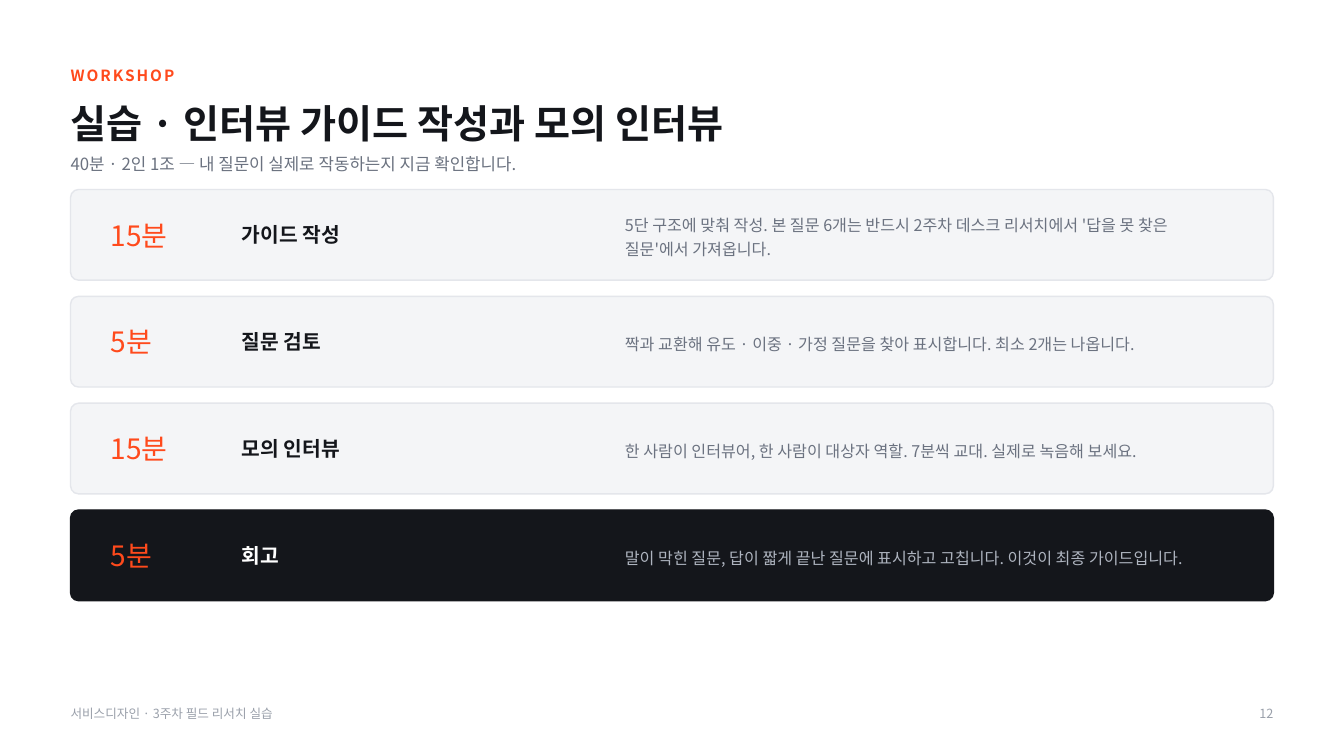
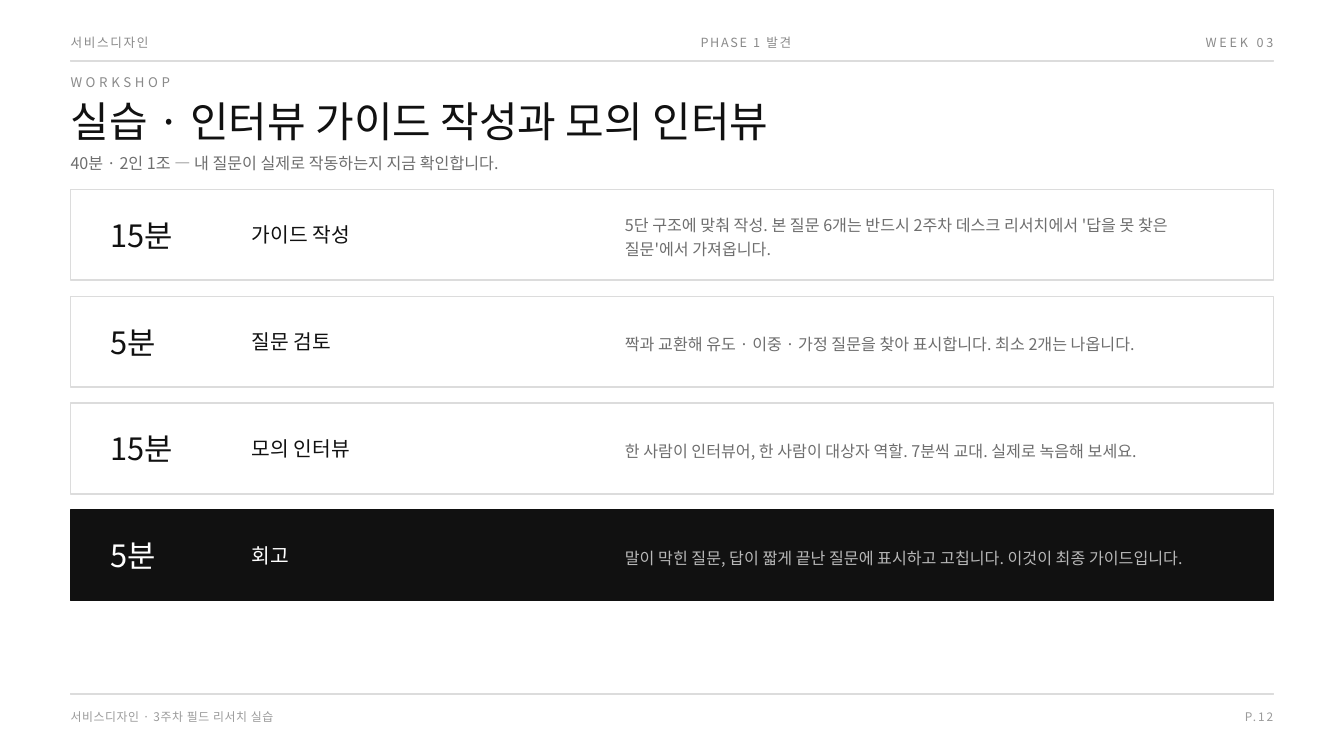
Before and after one commit to design-eng/MIN.D, a slide deck: slide 16 of dist/weeks/서비스디자인_03주차_필드리서치.pptx. Drawn at 1344x756 pixels with LibreOffice and Linux fonts; fonts in the diff are those of the drawing. Boxes give left, top, right and bottom in pixels: in the first picture for what was removed or moved away, otherwise in the second. Text is boxed around its words. In the diff, an @@ line names an element or a change of style, - is before the commit and + after.

```diff
--- a/dist/weeks/서비스디자인_03주차_필드리서치.pptx
+++ b/dist/weeks/서비스디자인_03주차_필드리서치.pptx
@@ text added at <box>71,36,149,48</box>, 9 pt, text #8A8A8A @@
+서비스디자인
@@ text added at <box>701,37,791,48</box>, 9 pt, text #8A8A8A @@
+PHASE 1 발견
@@ text added at <box>1206,38,1274,47</box>, 9 pt, text #8A8A8A @@
+WEEK 03
@@ text "WORKSHOP" at <box>71,71,1273,95</box>: size 11 to 9.5 pt, text colour #FF4A1C to #8A8A8A, letter spacing 1.4 to 2.6 pt, bold off @@
@@ rectangle added at <box>71,60,1273,62</box>, fill #DCDCDC, outline #DCDCDC 1 pt @@
@@ text "실습 · 인터뷰 가이드 작성과 ..." at <box>71,102,769,141</box>: size 28 to 30 pt, text colour #14161B to #111111, bold off @@
@@ text "40분 · 2인 1조 — ..." at <box>71,155,499,171</box>: size 12 to 11.5 pt, text colour #6B7280 to #6E6E6E @@
@@ rectangle at <box>71,190,1273,280</box>: rounded rectangle to rectangle; fill #F4F5F7 to #FFFFFF; outline #E4E6EB 1 pt to #DCDCDC 1 pt @@
@@ rounded rectangle removed at <box>71,190,1273,280</box> @@
@@ 3 rectangles: place and size @@
-3 rectangles at <box>71,296,1273,601</box>
+3 rectangles at <box>71,190,1273,494</box>
@@ rectangle at <box>71,296,1273,387</box>: rounded rectangle to rectangle; fill #F4F5F7 to #FFFFFF; outline #E4E6EB 1 pt to #DCDCDC 1 pt @@
@@ rectangle at <box>71,403,1273,494</box>: rounded rectangle to rectangle; fill #14161B to #FFFFFF; outline #14161B 1 pt to #DCDCDC 1 pt @@
@@ size 20 to 22 pt, text colour #FF4A1C to #111111 in 3 elements at <box>111,222,173,249</box>, <box>111,329,156,356</box>, <box>111,435,173,462</box> @@
@@ text colour #14161B to #111111, bold off in 3 elements at <box>252,225,350,244</box>, <box>252,332,331,351</box>, <box>252,439,350,458</box> @@
@@ text colour #6B7280 to #6E6E6E in 3 elements at <box>625,217,1168,256</box>, <box>625,336,1135,352</box>, <box>625,443,1137,460</box> @@
@@ rectangle added at <box>71,510,1273,601</box>, fill #111111, outline #111111 1 pt @@
@@ text "5분" at <box>111,542,156,569</box>: size 20 to 22 pt, text colour #FF4A1C to #FFFFFF @@
@@ 4 texts: place and size @@
-4 texts at <box>242,225,340,565</box>
+4 texts at <box>252,225,350,565</box>
@@ text "회고" at <box>252,546,289,565</box>: bold off @@
@@ text "서비스디자인 · 3주차 필드 리서치 ..." at <box>71,711,273,722</box>: size 9 to 8.5 pt, text colour #9AA0AA to #9B9B9B, letter spacing 0 to 0.4 pt @@
@@ rectangle added at <box>71,694,1273,695</box>, fill #DCDCDC, outline #DCDCDC 1 pt @@
@@ text at <box>1245,712,1256,721</box>: text changed; size 9 to 8.5 pt; text colour #9AA0AA to #9B9B9B @@
-12
+P.12
```
Also in this commit, not shown: 16 other slides changed, 19 other files.
